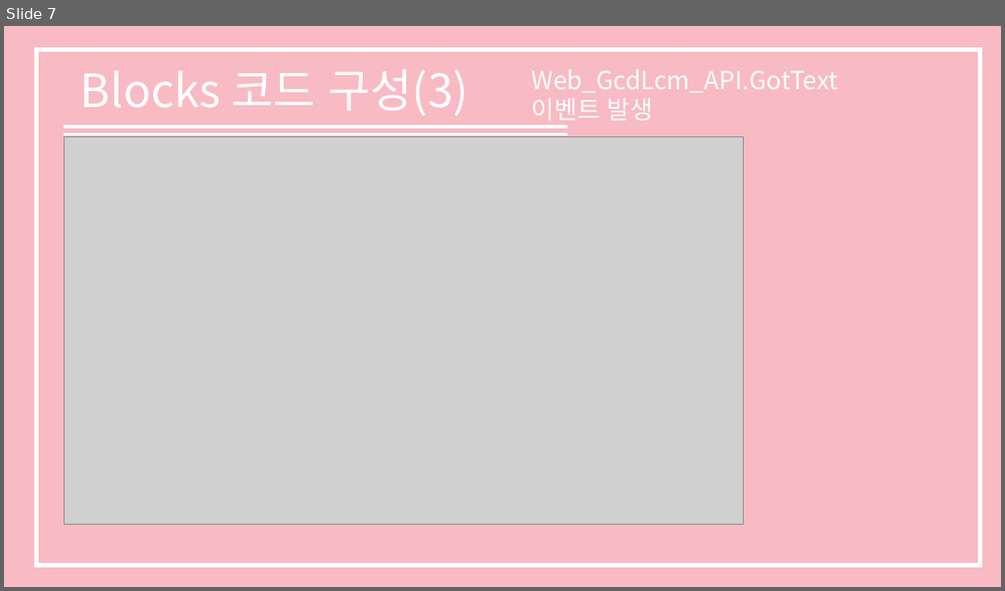
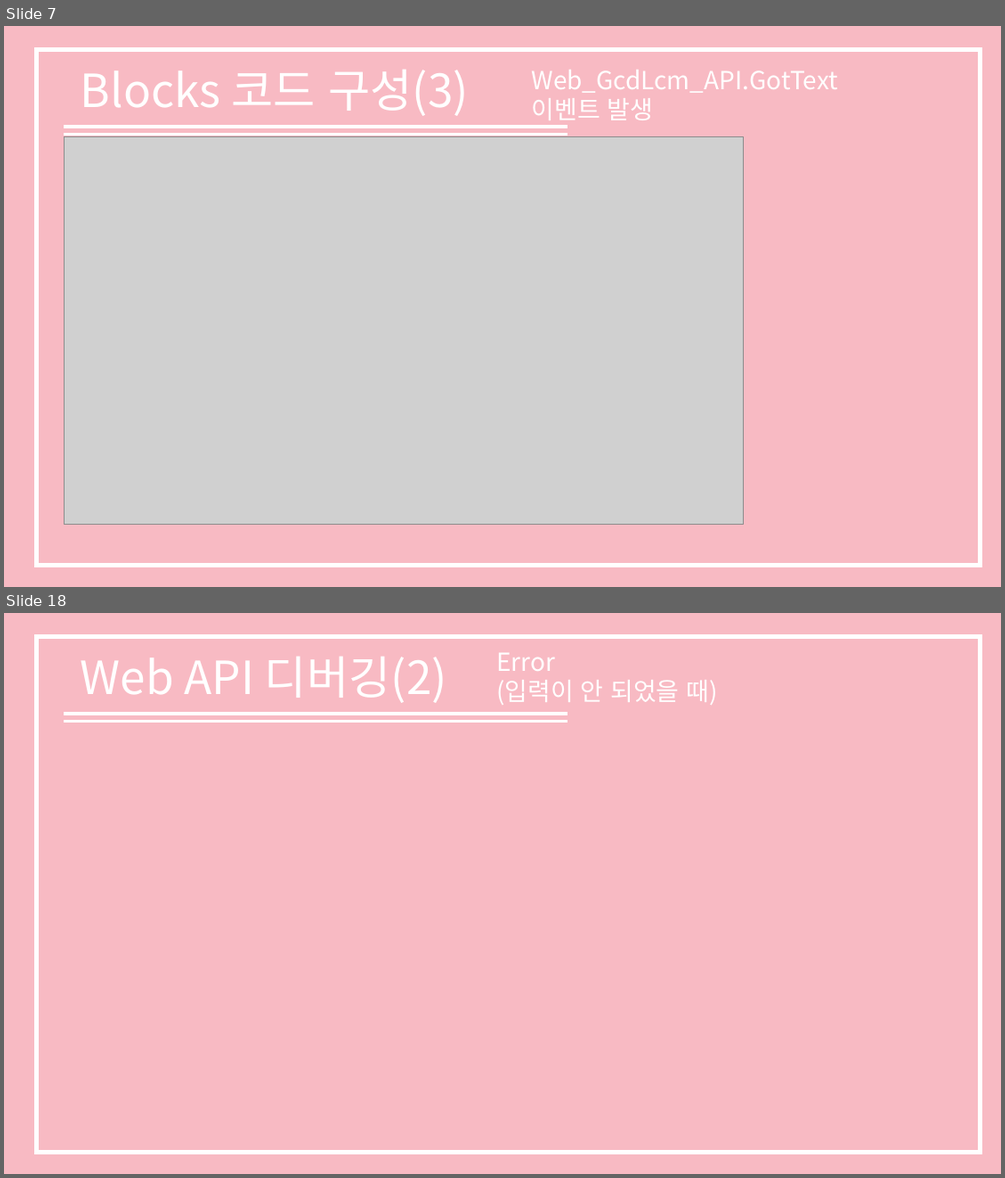
Before and after one commit to shinkeonkim/Class, a slide deck: SP1/소프트웨어 프로젝트 보고서.pptx. Shown one above the other, each under a label of ours: slide 7 before the commit, slides 7 and 18 after it; the slides between them are not shown. The pictures are 1005x591 and 1005x1178 pixels, drawn with LibreOffice and Linux fonts; fonts in the diff are those of the drawing; grey boxes stand for pictures. Boxes give left, top, right and bottom in pixels: in the first picture for what was removed or moved away, otherwise in the second. Text is boxed around its words. In the diff, an @@ line names an element or a change of style, - is before the commit and + after.

```diff
--- a/SP1/소프트웨어 프로젝트 보고서.pptx
+++ b/SP1/소프트웨어 프로젝트 보고서.pptx
@@ slide 18 added at (4,613,1001,1174), background #F8BAC3 @@
@@ rectangle added at (37,636,979,1152), outline #FFFFFF 4.5 pt @@
@@ text added at (81,657,447,703), 44 pt, text #FFFFFF @@
+Web API 디버깅(2)
@@ text added at (496,653,717,705), 24 pt, text #FFFFFF @@
+Error
+(입력이 안 되었을 때)
@@ line added from (64, 714) to (568, 714), #FFFFFF 3 pt @@
@@ line added from (64, 722) to (568, 722), #FFFFFF 3 pt @@
```
Also in this commit, not shown: 10 slides changed, 9 other slides added, 2 slides removed.
